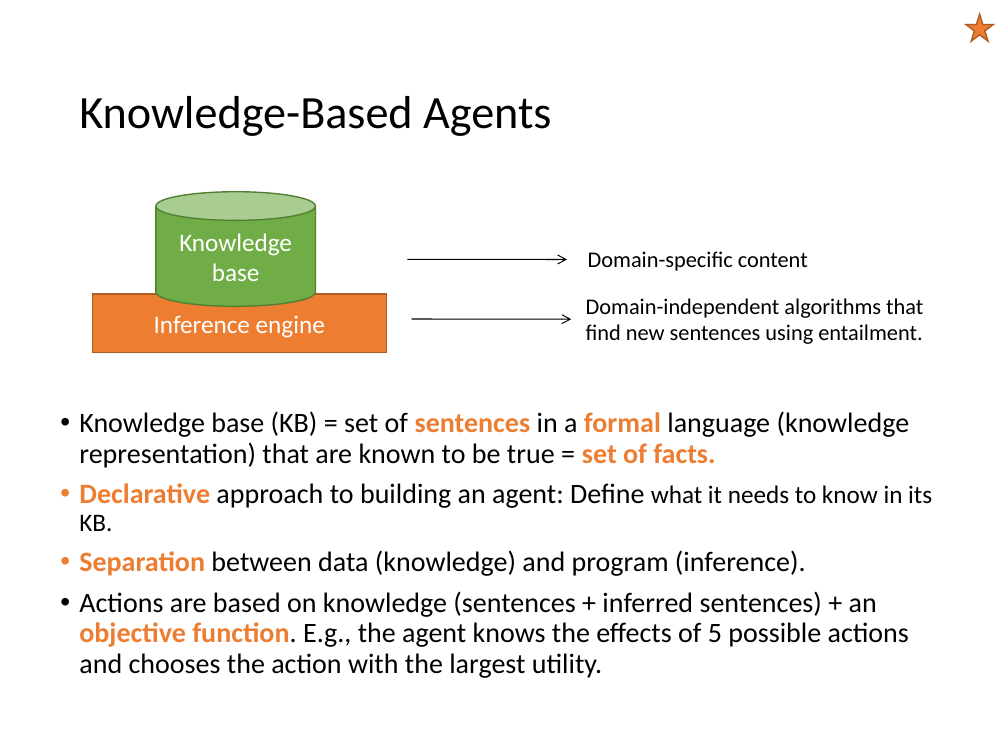
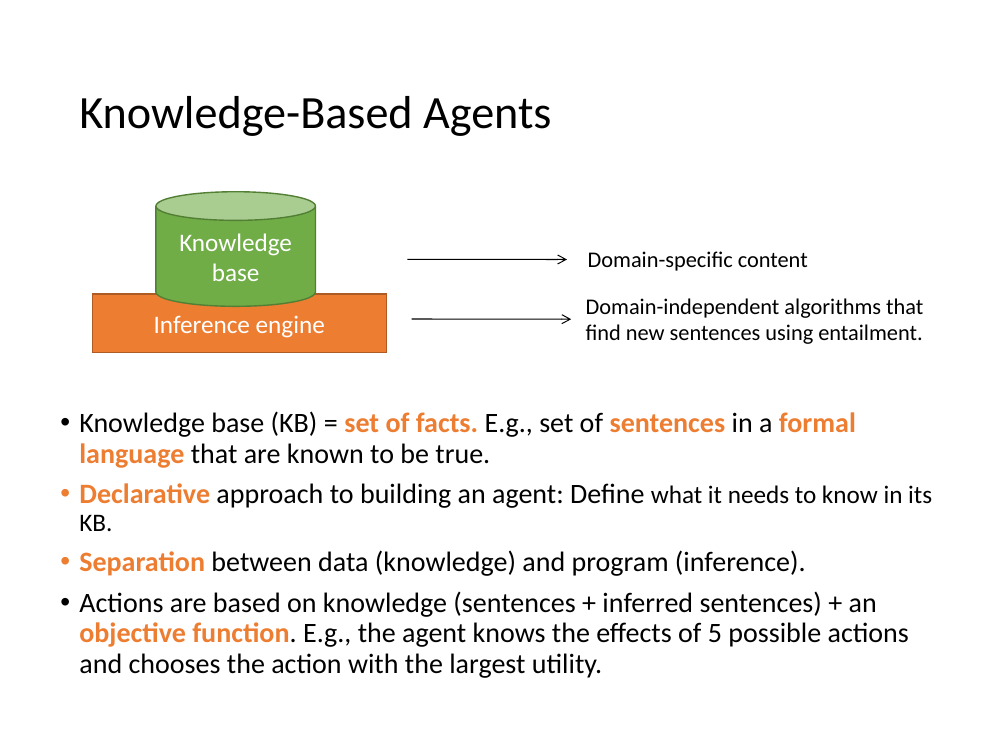
Before and after one commit to mhahsler/CS7320-AI, a slide deck: slide 4 of slides/07_knowledge-based.pptx. Drawn at 1008x756 pixels with LibreOffice and Linux fonts; fonts in the diff are those of the drawing. Boxes give left, top, right and bottom in pixels: in the first picture for what was removed or moved away, otherwise in the second. Text is boxed around its words. In the diff, an @@ line names an element or a change of style, - is before the commit and + after.

```diff
--- a/slides/07_knowledge-based.pptx
+++ b/slides/07_knowledge-based.pptx
@@ star removed at bbox=[966, 14, 993, 41] @@
@@ text at bbox=[79, 411, 856, 468]: text changed @@
-• Knowledge base (KB) = set of sentences in a formal language (knowledge representation) that are known to be true = set of facts.
+• Knowledge base (KB) = set of facts. E.g., set of sentences in a formal language that are known to be true.
```
Also in this commit, not shown: 26 other slides changed, 10 slides added, 5 slides removed, 2 other files.
